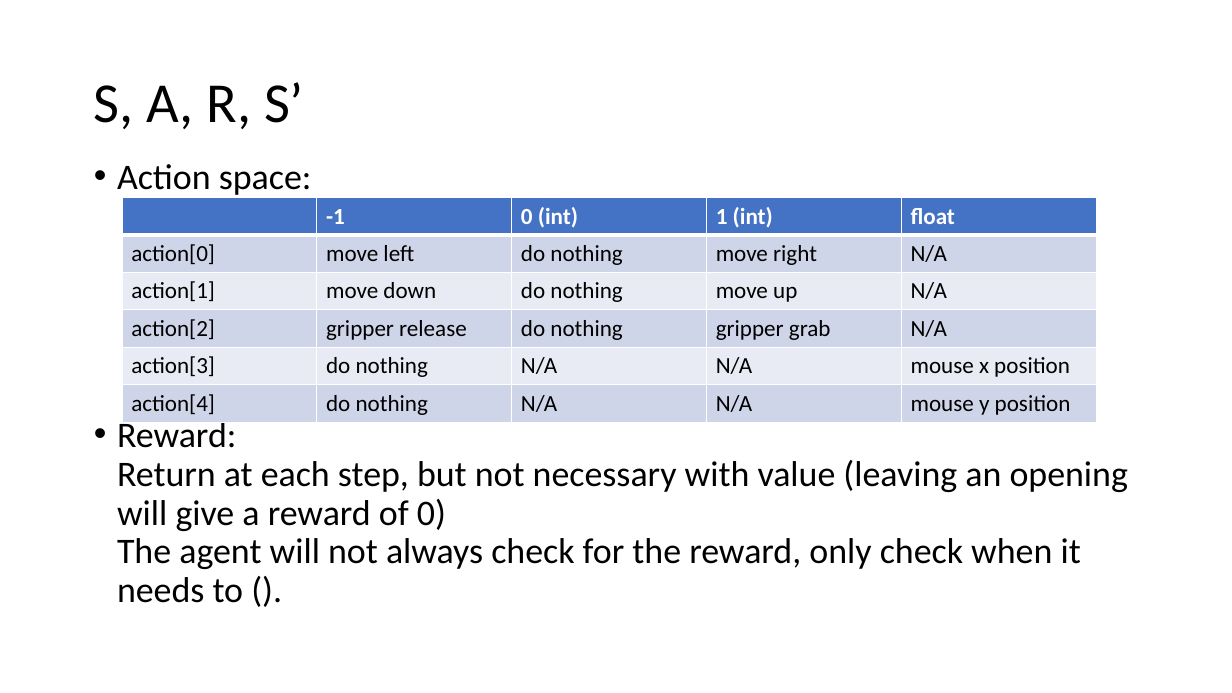
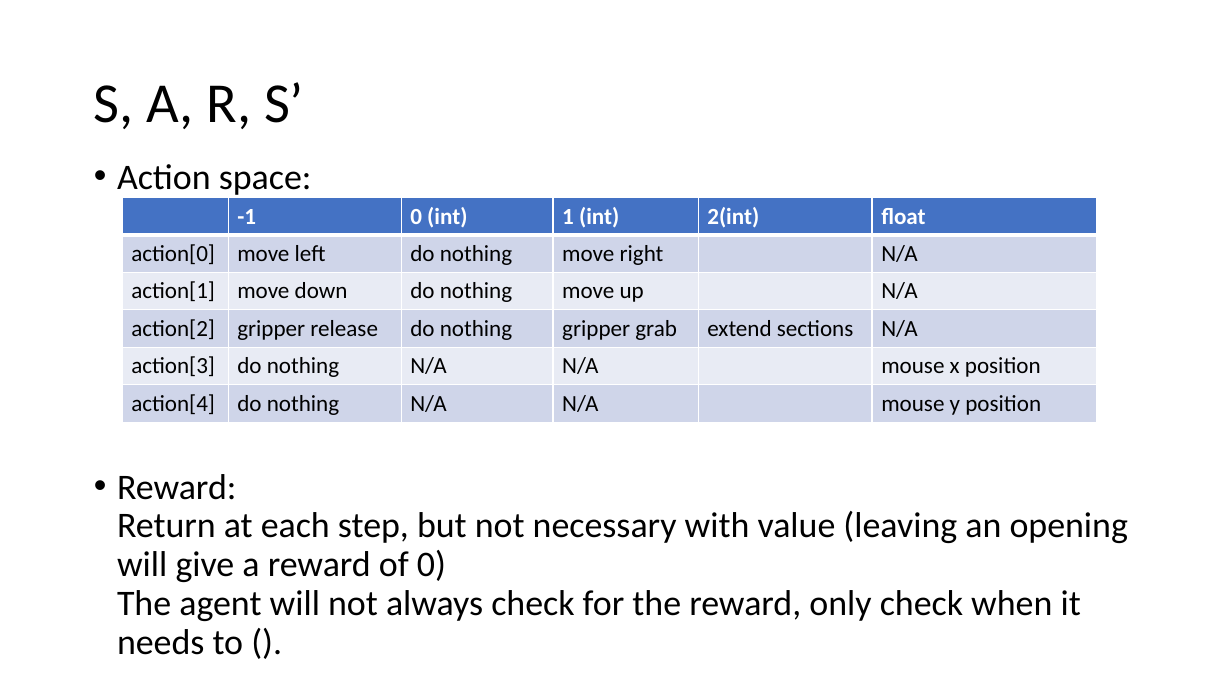
Before and after one commit to zhyma/gym_coil2d, a slide deck: slide 3 of readme.pptx. Drawn at 1232x693 pixels with LibreOffice and Linux fonts; fonts in the diff are those of the drawing. Boxes give left, top, right and bottom in pixels: in the first picture for what was removed or moved away, otherwise in the second. Text is boxed around its words. In the diff, an @@ line names an element or a change of style, - is before the commit and + after.

Commit message:
loop detection issue fixed. try to extend the rope on demand.

```diff
--- a/readme.pptx
+++ b/readme.pptx
@@ text "Action space:" rewrapped from [117,164,1128,603] to [117,164,1128,655] @@
@@ table at [122,198,1096,422] @@
+column 5: 2(int) |  |  | extend sections |  | 
```
Also in this commit, not shown: 1 slide added, 3 other files.
